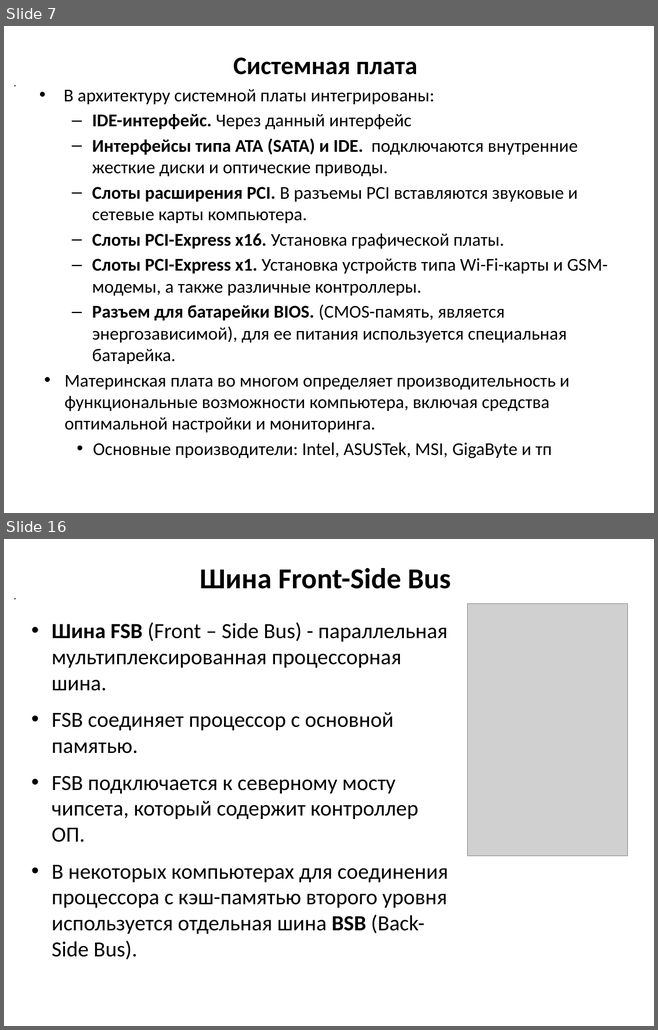
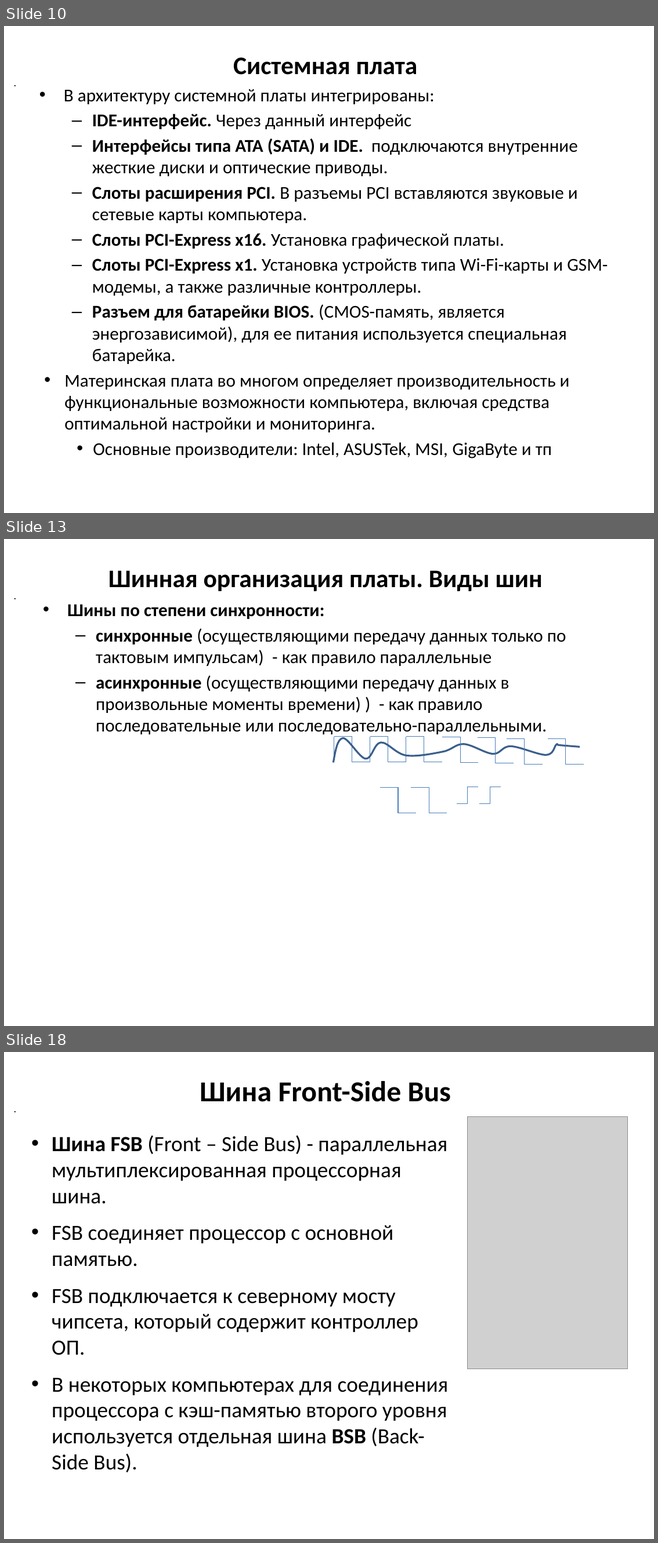
Before and after one commit to MVRonkin/arch_comp_sys, a slide deck: 2023 весна/лекции/Лекция 7_1 нов.pptx. Shown one above the other, each under a label of ours: slides 7 and 16 before the commit, slides 10, 13 and 18 after it; the slides between them are not shown. The pictures are 658x1030 and 658x1543 pixels, drawn with LibreOffice and Linux fonts; fonts in the diff are those of the drawing; grey boxes stand for pictures. Boxes give left, top, right and bottom in pixels: in the first picture for what was removed or moved away, otherwise in the second. Text is boxed around its words. In the diff, an @@ line names an element or a change of style, - is before the commit and + after.

```diff
--- a/2023 весна/лекции/Лекция 7_1 нов.pptx
+++ b/2023 весна/лекции/Лекция 7_1 нов.pptx
@@ slide 13 added at [4,539,654,1026], background #FFFFFF @@
@@ title added at [108,570,542,591], 28 pt, text #000000, bold @@
+  Шинная организация платы. Виды шин
@@ text added at [4,595,654,595], 12 pt, text #000000 @@
+.
@@ text added at [67,604,566,734], 20 pt, text #000000 @@
+• Шины по степени синхронности:
+  – синхронные (осуществляющими передачу данных только по тактовым импульсам) - как правило параллельные
+  – асинхронные (осуществляющими передачу данных в произвольные моменты времени) ) - как правило последовательные или последовательно-параллельными.
@@ freeform shape added at [333,739,579,763], outline #3A5F8C 2 pt @@
@@ elbow line added from (334, 736) to (370, 762), #4B7EBC 0.75 pt @@
@@ line added from (334, 736) to (334, 762), #4B7EBC 0.75 pt @@
@@ elbow line added from (370, 736) to (405, 762), #4B7EBC 0.75 pt @@
@@ line added from (370, 762) to (370, 736), #4B7EBC 0.75 pt @@
@@ line added from (405, 762) to (405, 736), #4B7EBC 0.75 pt @@
@@ elbow line added from (406, 736) to (442, 762), #4B7EBC 0.75 pt @@
@@ elbow line added from (442, 737) to (477, 762), #4B7EBC 0.75 pt @@
@@ elbow line added from (477, 738) to (513, 763), #4B7EBC 0.75 pt @@
@@ elbow line added from (506, 739) to (542, 765), #4B7EBC 0.75 pt @@
@@ elbow line added from (547, 739) to (583, 765), #4B7EBC 0.75 pt @@
@@ elbow line added from (380, 788) to (416, 813), #4B7EBC 0.75 pt @@
@@ elbow line added from (411, 788) to (447, 813), #4B7EBC 0.75 pt @@
@@ elbow line added from (456, 804) to (477, 787), #4B7EBC 0.75 pt @@
@@ elbow line added from (479, 804) to (500, 787), #4B7EBC 0.75 pt @@
@@ what was slide 7 is now slide 10 @@
@@ what was slide 16 is now slide 18 @@
```
Also in this commit, not shown: 6 slides changed, 1 other slide added, 12 other files.
